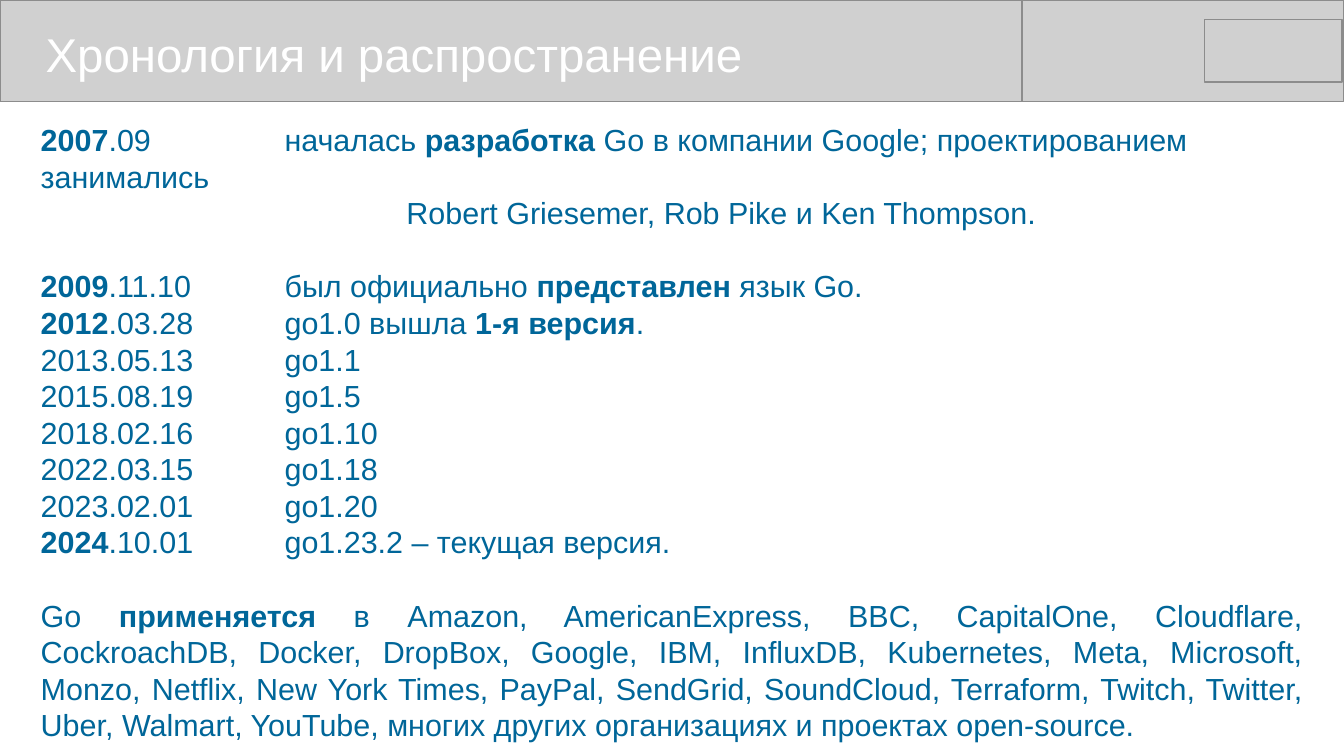
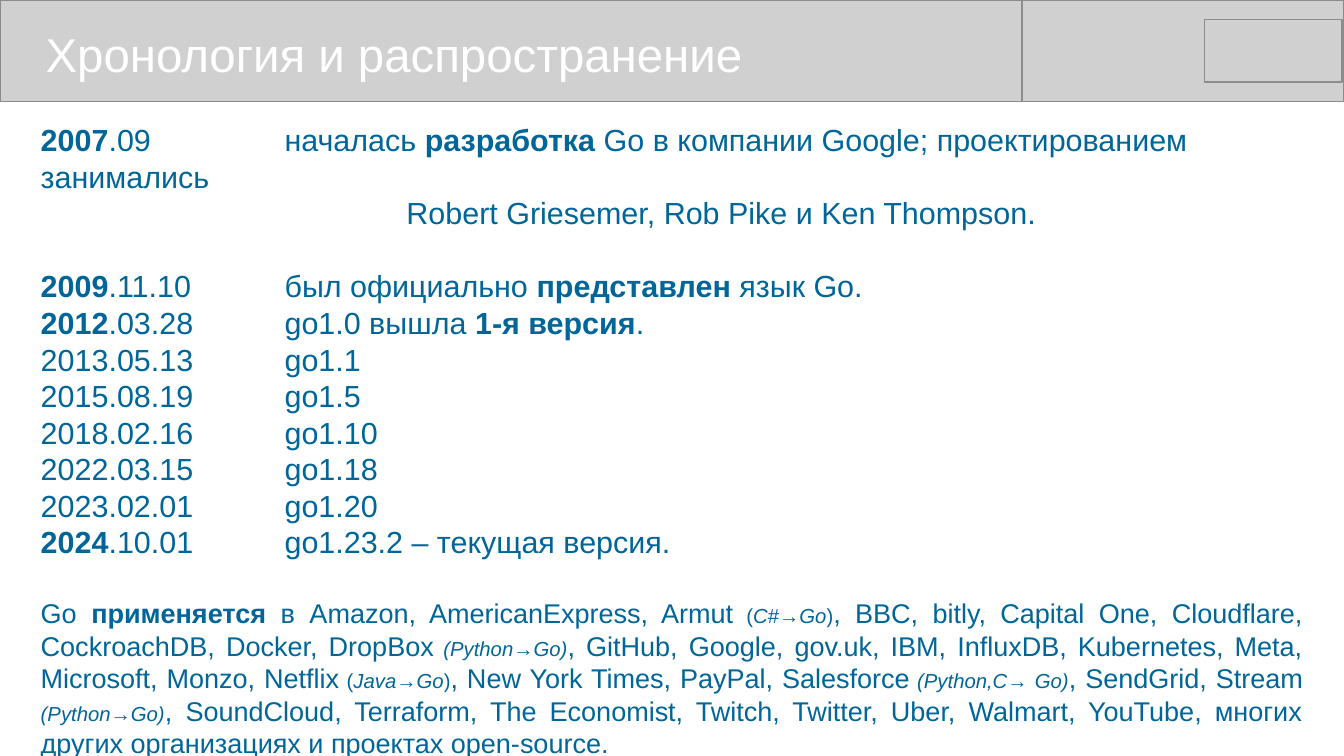
Before and after one commit to mike-shock/Go_language, a slide deck: slide 5 of Go_Intro.odp. Drawn at 1344x756 pixels with LibreOffice and Linux fonts; fonts in the diff are those of the drawing; grey boxes stand for pictures. Boxes give left, top, right and bottom in pixels: in the first picture for what was removed or moved away, otherwise in the second. Text is boxed around its words. In the diff, an @@ line names an element or a change of style, - is before the commit and + after.

Commit message:
Working on the presentation...

```diff
--- a/Go_Intro.odp
+++ b/Go_Intro.odp
@@ text at bbox=[41, 603, 1303, 726]: text changed; size 18 to 16 pt @@
-Go применяется в Amazon, AmericanExpress, BBC, CapitalOne, Cloudflare, CockroachDB, Docker, DropBox, Google, IBM, InfluxDB, Kubernetes, Meta, Microsoft, Monzo, Netflix, New York Times, PayPal, SendGrid, SoundCloud, Terraform, Twitch, Twitter, Uber, Walmart, YouTube, многих других организациях и проектах open-source.
+Go применяется в Amazon, AmericanExpress, Armut (C#→Go), BBC, bitly, Capital One, Cloudflare, CockroachDB, Docker, DropBox (Python→Go), GitHub, Google, gov.uk, IBM, InfluxDB, Kubernetes, Meta, Microsoft, Monzo, Netflix (Java→Go), New York Times, PayPal, Salesforce (Python,C→ Go), SendGrid, Stream (Python→Go), SoundCloud, Terraform, The Economist, Twitch, Twitter, Uber, Walmart, YouTube, многих других организациях и проектах open-source.
```
Also in this commit, not shown: 11 other slides changed, 4 slides added, 1 slide removed.
